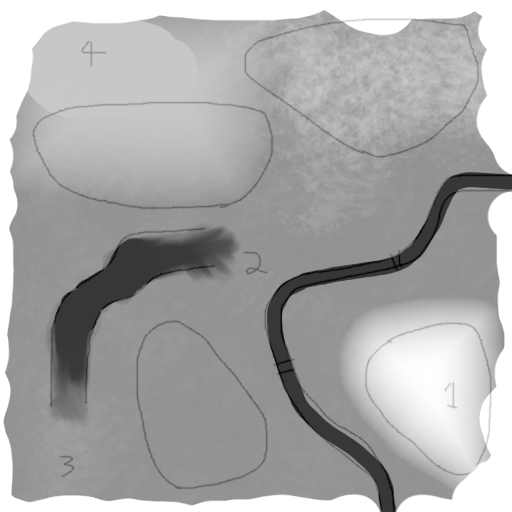
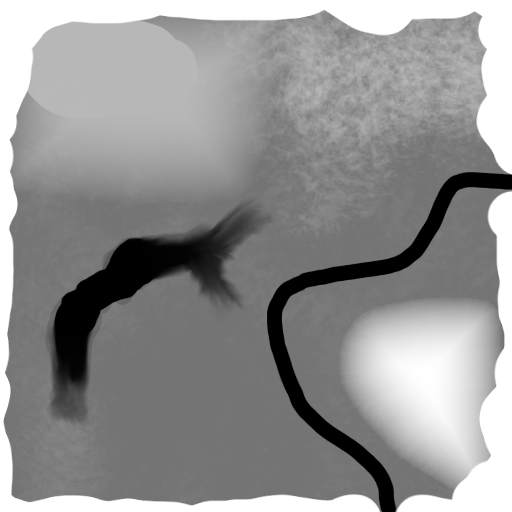
Two versions of the same layered image (512 × 512). Layer-by-layer changes:
hid "Layer" over box(3, 10, 512, 512)
painted on "DetailNoise" over box(3, 52, 360, 506)
painted on "Background" over box(183, 193, 280, 328)
